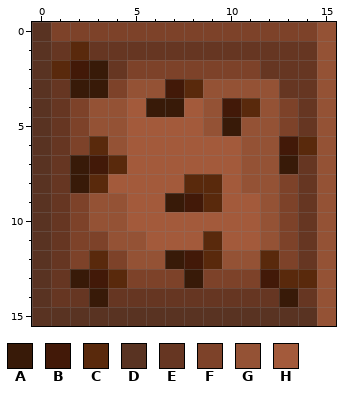
One commit to this pixel-art sprite: core/assets/dirt.png. Above, as it was before the edit.
The file is 16x16 pixels. Colours within 5 levels of each other are drawn and written as one.
Palette (. is transparent): A #381a08  B #421908  C #59290c  D #593322  E #663622  F #7d4229  G #945235  H #a35a3b
Now the later version:
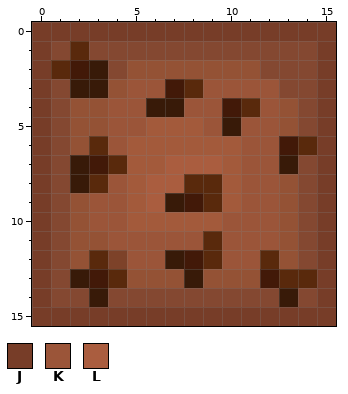
Colours new in this view: J #773d28  K #9b5539  L #aa5d3f
What changed:
Colour E changes from #663622 to #844831.
The edit turns colour F into colour G in row 2 at x 5 to 11; in row 3 at x 4; in rows 4 to 5 at x 2 and 13; in row 6 at x 2; in row 8 at x 13; in rows 9 to 10 at x 2 and 13.
The edit turns colour F into colour G in row 11 at x 2 to 3 and 13; in row 12 at x 2 and 13; in row 13 at x 5 to 7 and 9 to 11.
The edit turns colour D into colour J in rows 0 to 14 at x 0; in row 15 at x 0 to 14.
The edit turns colour F into colour J in row 0 at x 1 to 14.
The edit turns colour G into colour J in rows 0 to 15 at x 15.
The edit turns colour G into colour K in row 3 at x 5 to 6 and 9 to 12; in row 4 at x 4, 9 and 12; in row 5 at x 4, 9 and 11 to 12; in row 6 at x 4 and 11 to 12; in rows 7 to 8 at x 11 to 12; in rows 9 to 10 at x 3 to 4 and 12.
The edit turns colour G into colour K in row 11 at x 4 to 5 and 12; in row 12 at x 5 to 6 and 10 to 11.
The edit turns colour H into colour K in row 4 at x 5 and 8; in row 5 at x 5; in row 8 at x 4; in row 9 at x 11; in row 10 at x 10 to 11; in row 11 at x 6 to 8 and 10 to 11.
The edit turns colour H into colour L in row 7 at x 7 to 9; in row 8 at x 6 to 7; in row 9 at x 6.
Where, in picture pixels (left, top, right, bottom), the same in both pictures:
changed: (32, 22, 336, 326)
